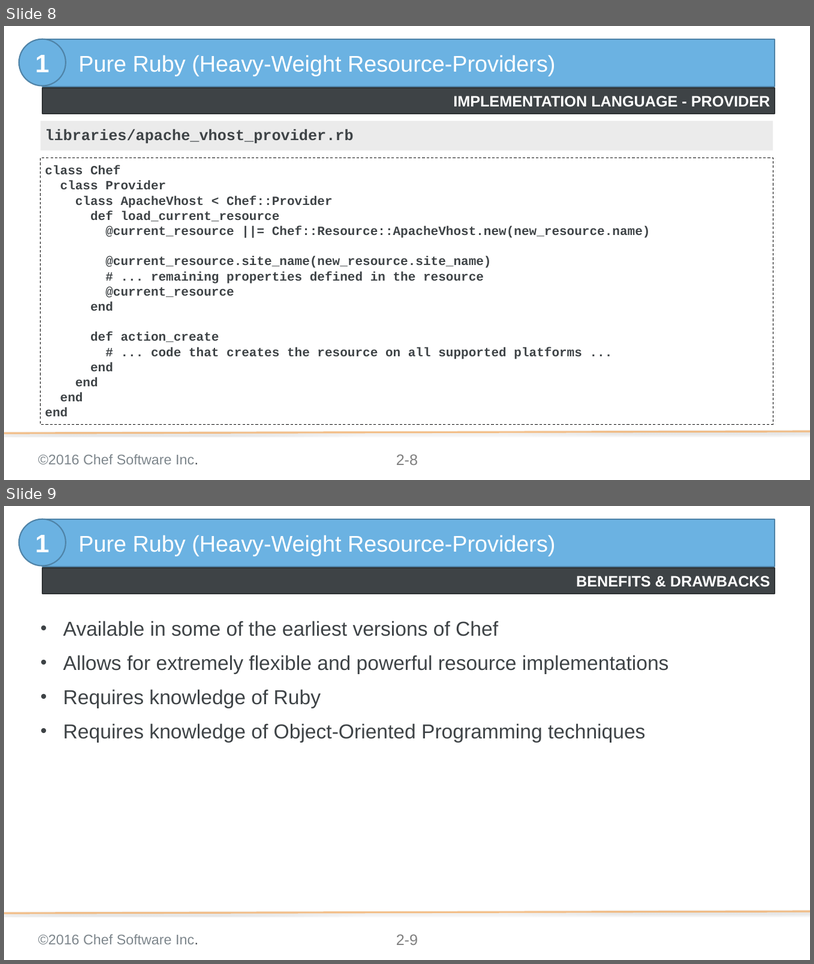
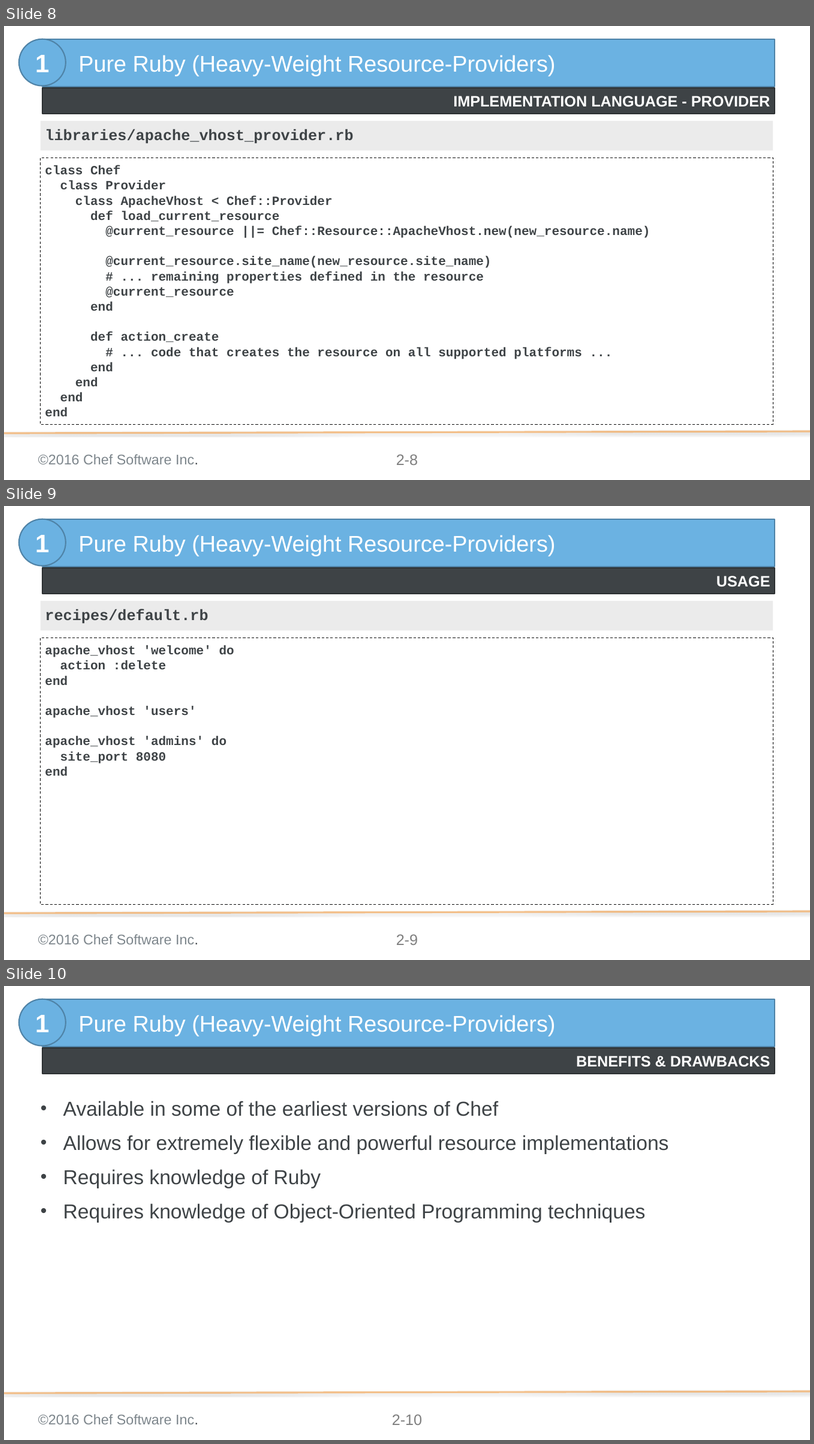
Before and after one commit to chef-training/extending_cookbooks, a slide deck: 02-approaches_to_extending_resources.pptx. Shown one above the other, each under a label of ours: slides 8 and 9 before the commit, slides 8, 9 and 10 after it. The pictures are 814x964 and 814x1444 pixels, drawn with LibreOffice and Linux fonts; fonts in the diff are those of the drawing; background and template pictures are left out. Boxes give left, top, right and bottom in pixels: in the first picture for what was removed or moved away, otherwise in the second. Text is boxed around its words. In the diff, an @@ line names an element or a change of style, - is before the commit and + after.

Commit message:
Updates module 02 to include usage
I thought it would be useful to talk about the usage along with
the implementation.

```diff
--- a/02-approaches_to_extending_resources.pptx
+++ b/02-approaches_to_extending_resources.pptx
@@ slide 9 added at (4,506,810,960), background #FFFFFF; not listed: 3 template elements that a slide beside it also shows @@
@@ ellipse added at (19,519,66,566), fill #6BB2E2, outline #4F84A7 2 pt, 40 pt, text #FFFFFF, bold @@
+1
@@ rectangle added at (42,519,775,567), fill #6BB2E2, outline #4F84A7 2 pt, 36 pt, text #FFFFFF @@
+Pure Ruby (Heavy-Weight Resource-Providers)
@@ rectangle added at (42,568,775,594), fill #3E4346, outline #2E3234 2 pt, 24 pt, text #FFFFFF, bold @@
+USAGE
@@ rectangle added at (41,601,773,630), fill #D9D9D9 at 50% opacity, 24 pt, text #3E4346, bold @@
+recipes/default.rb
@@ rectangle added at (41,637,773,904), outline #000000 1 pt dashed, 20 pt, text #3E4346, bold @@
+apache_vhost 'welcome' do
+action :delete
+end
+apache_vhost 'users'
+apache_vhost 'admins' do
+site_port 8080
+end
@@ what was slide 9 is now slide 10 @@
@@ page number at (392,1414,422,1425): text changed @@
-2-9
+2-10
```
Also in this commit, not shown: 6 slides changed, 2 other slides added.
